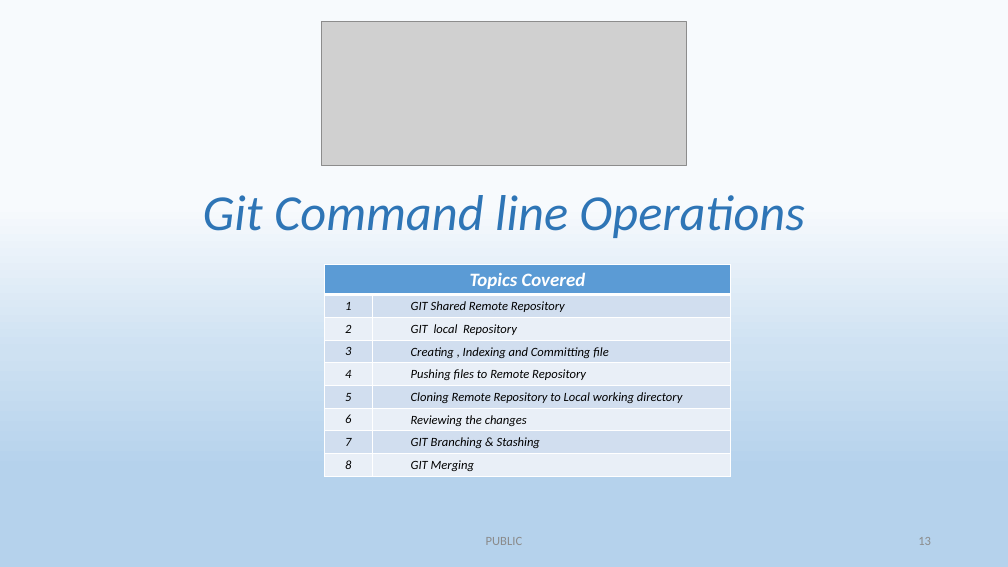
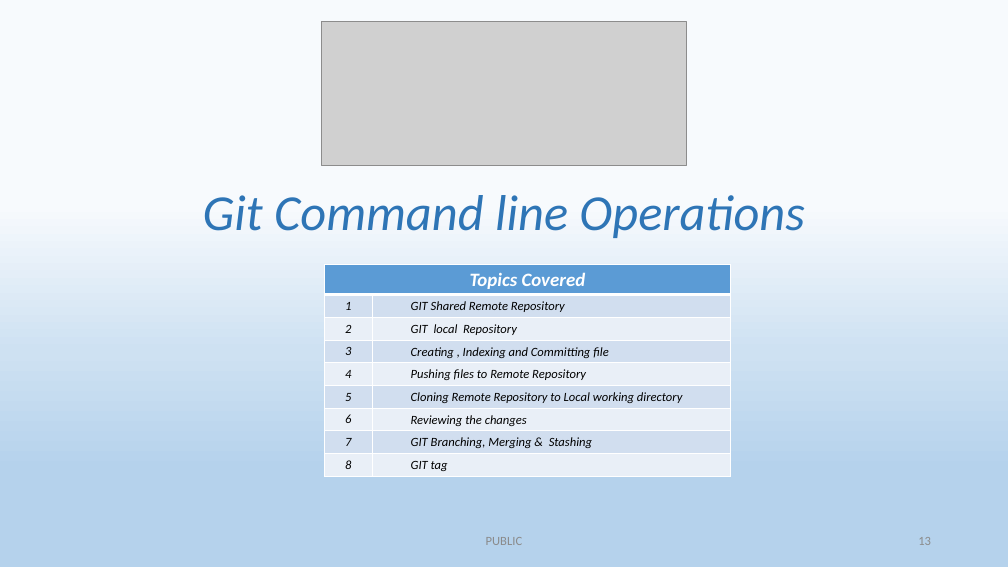
Before and after one commit to rakesh100282/Git-1, a slide deck: slide 13 of Git-V 0.1.pptx. Drawn at 1008x567 pixels with LibreOffice and Linux fonts; fonts in the diff are those of the drawing; grey boxes stand for pictures. Boxes give left, top, right and bottom in pixels: in the first picture for what was removed or moved away, otherwise in the second. Text is boxed around its words. In the diff, an @@ line names an element or a change of style, - is before the commit and + after.

```diff
--- a/Git-V 0.1.pptx
+++ b/Git-V 0.1.pptx
@@ table at bbox=[325, 265, 731, 476] @@
-row 8, column 2: GIT Branching & Stashing
+row 8, column 2: GIT Branching, Merging & Stashing
-row 9, column 2: GIT Merging
+row 9, column 2: GIT tag
```
Also in this commit, not shown: 7 other slides changed, 1 slide added.
